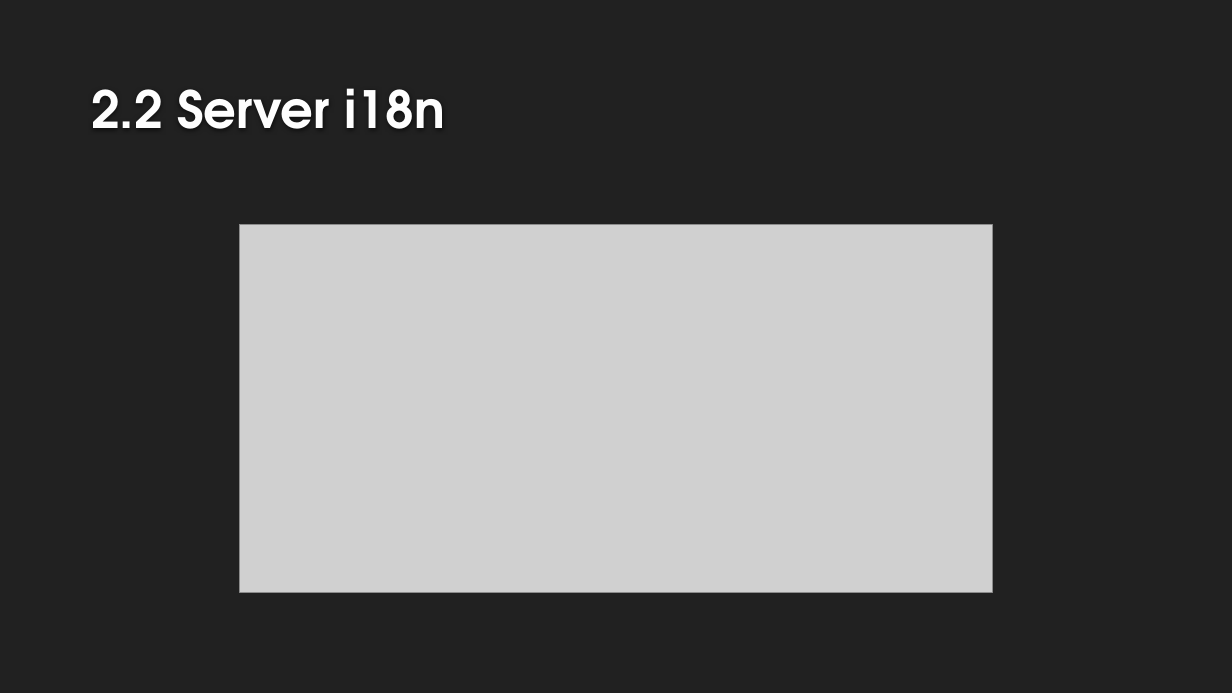
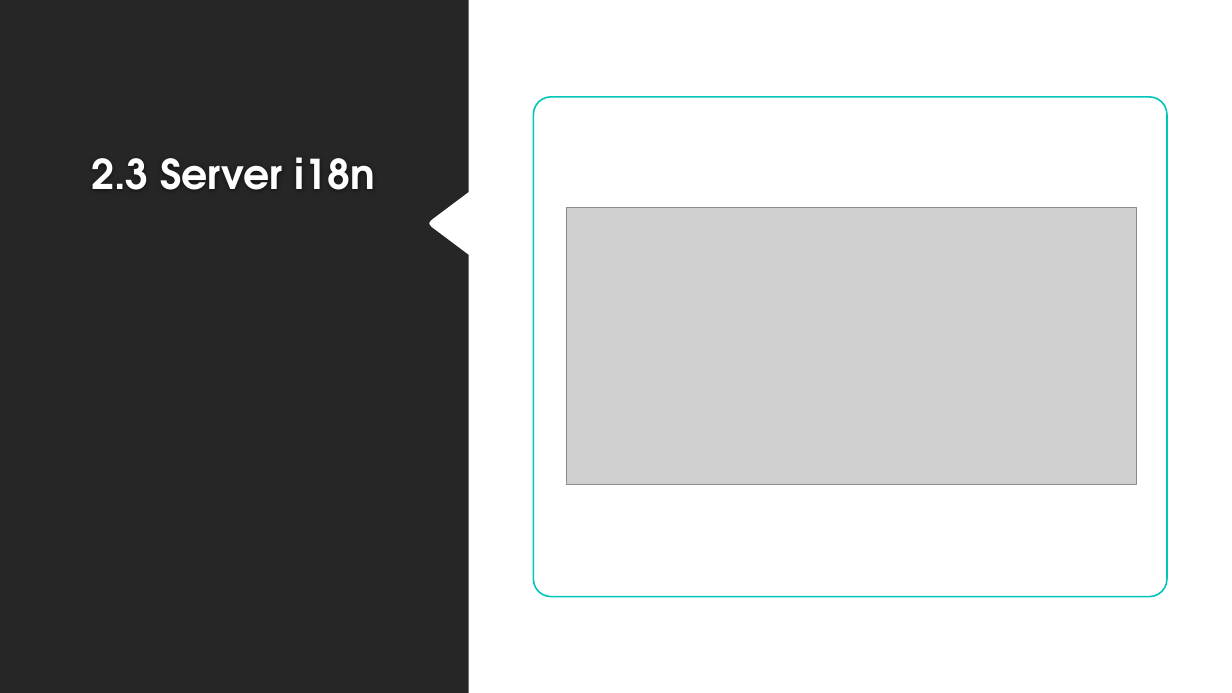
Before and after one commit to langxing6/server_i18n, a slide deck: slide 7 of server i18n.pptx. Drawn at 1232x693 pixels with LibreOffice and Linux fonts; fonts in the diff are those of the drawing; grey boxes stand for pictures; background and template pictures are left out. Boxes give left, top, right and bottom in pixels: in the first picture for what was removed or moved away, otherwise in the second. Text is boxed around its words. In the diff, an @@ line names an element or a change of style, - is before the commit and + after.

```diff
--- a/server i18n.pptx
+++ b/server i18n.pptx
@@ background #212121 to #FFFFFF @@
@@ freeform shape added at box(0, 0, 469, 693), fill #262626 @@
@@ rounded rectangle added at box(533, 97, 1167, 597), fill #FFFFFF, outline #00C6BB 1.25 pt @@
@@ title at box(91, 157, 374, 190): text changed; size 40 to 32 pt @@
-2.2 Server i18n
+2.3 Server i18n
@@ picture: place and size @@
-picture at box(239, 225, 993, 592)
+picture at box(567, 207, 1137, 485)
```
Also in this commit, not shown: 3 other slides changed.
